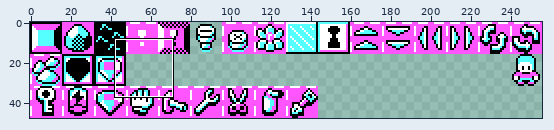
File history of a sprite sheet, dev/editor_tiles.png. The first picture is a wide view before the edit; the outline marks the close-up.
Close-up. Before the commit:
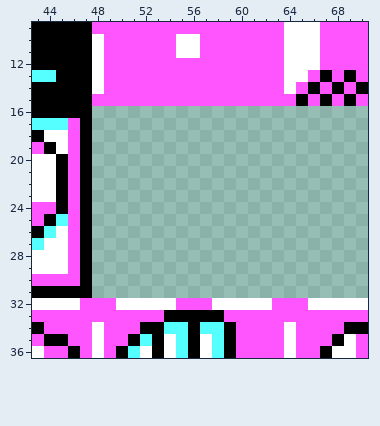
The file is 256x48 pixels. Shown: x 43..70, y 9..36.
Once edited:
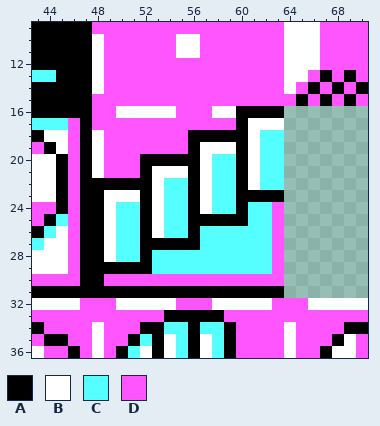
Palette (. is transparent): A #000000  B #ffffff  C #55ffff  D #ff55ff
Diff:
Colour A is added in row 16 at x 60 to 63; in row 17 at x 60; in row 18 at x 56 to 60; in row 19 at x 56 and 60; in row 20 at x 52 to 56 and 60; in row 21 at x 52, 56 and 60.
Colour A is added in row 22 at x 48 to 52, 56 and 60; in row 23 at x 48, 52, 56 and 60 to 63; in row 24 at x 48, 52, 56 and 60; in row 25 at x 48, 52 and 56 to 60; in row 26 at x 48, 52 and 56; in row 27 at x 48 and 52 to 56.
Colour A is added in row 28 at x 48 and 52; in row 29 at x 48 to 52; in row 30 at x 48; in row 31 at x 48 to 63.
Colour B is added in row 16 at x 50 to 54 and 58 to 59; in row 17 at x 61 to 63; in row 18 at x 48 and 61; in row 19 at x 48, 57 to 59 and 61; in row 20 at x 48, 57 and 61; in row 21 at x 48, 53 to 55, 57 and 61.
Colour B is added in row 22 at x 53, 57 and 61; in row 23 at x 49 to 51, 53 and 57; in row 24 at x 49, 53 and 57; in rows 25 to 26 at x 49 and 53; in rows 27 to 28 at x 49.
Colour C is added in rows 18 to 19 at x 62 to 63; in rows 20 to 21 at x 58 to 59 and 62 to 63; in row 22 at x 54 to 55, 58 to 59 and 62 to 63; in row 23 at x 54 to 55 and 58 to 59; in row 24 at x 50 to 51, 54 to 55, 58 to 59 and 61 to 62; in row 25 at x 50 to 51, 54 to 55 and 61 to 62.
Colour C is added in row 26 at x 50 to 51, 54 to 55 and 57 to 62; in row 27 at x 50 to 51 and 57 to 62; in row 28 at x 50 to 51 and 53 to 62; in row 29 at x 53 to 62.
Colour D is added in row 16 at x 48 to 49 and 55 to 57; in row 17 at x 48 to 59; in rows 18 to 19 at x 49 to 55; in rows 20 to 21 at x 49 to 51; in rows 24 to 29 at x 63; in row 30 at x 49 to 63.
